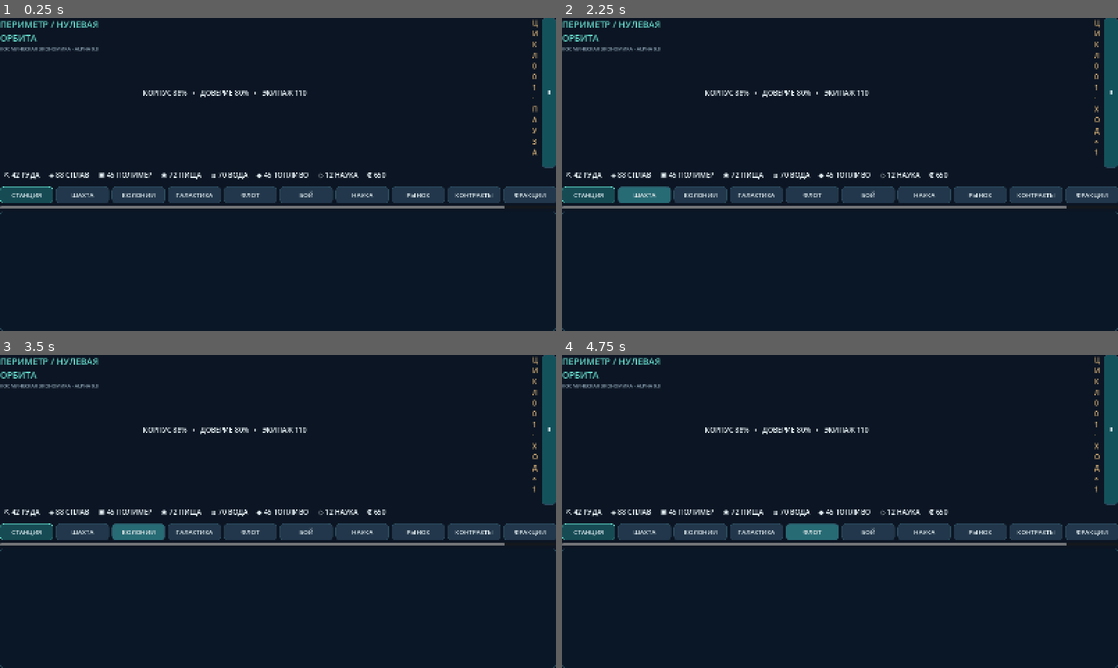
Above: before the commit, frames 1-4 (two rows, left to right).
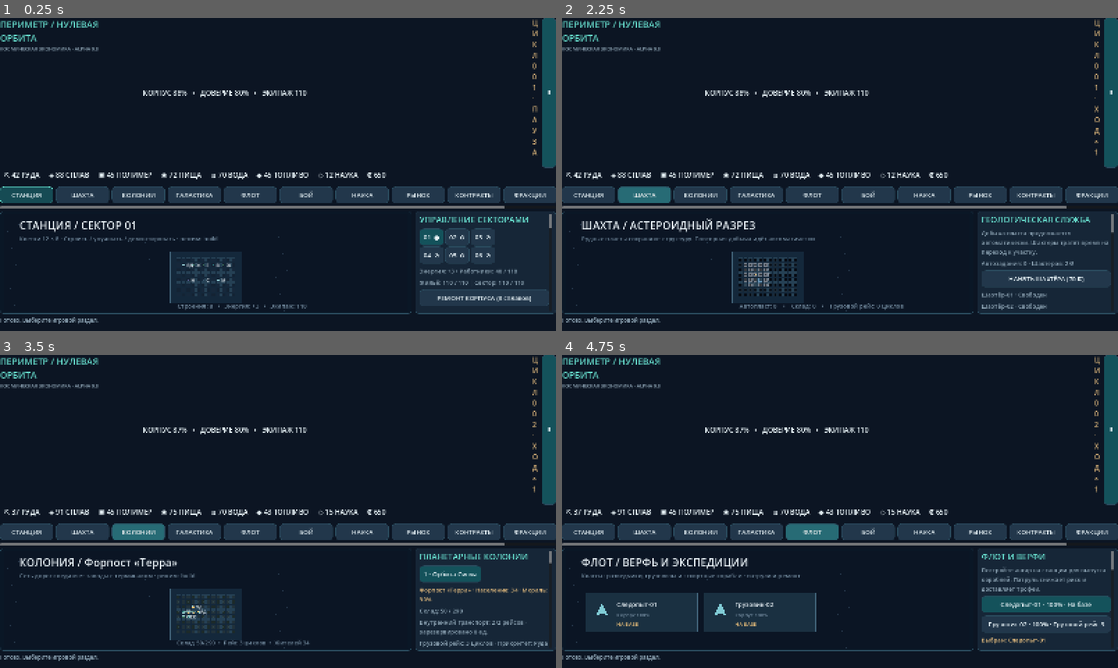
Above: after the commit, the same moments.

Repository: Warfolomey24/androidtest
Game: Godot game, scene res://scenes/Main.tscn
Two runs of this game, one before a commit and one after it. Both use one fixed random seed, a clock stepped at 60 frames per second and the inputs below.
Inputs:
- Up to frame 1 (0.25 s): no input
- Up to frame 2 (2.25 s): click "⏸" at 0.5 s; click "СТАНЦИЯ" at 1.25 s; click "ШАХТА" at 2 s
- Up to frame 3 (3.5 s): click "КОЛОНИИ" at 2.75 s
- Up to frame 4 (4.75 s): click "ГАЛАКТИКА" at 3.5 s; click "ФЛОТ" at 4.25 s

The runs differ from the first frame. In frame 1, 5.1% of the frame differs, in the area x 0-100%, y 62-100%; in frame 2, 4.7%; in frame 3, 4.2%; in frame 4, 9.9%, in the area x 0-100%, y 21-100%.
Error before the commit: Parse Error: Cannot infer the type of "discovered" variable because the value doesn't have a set type. (res://scripts/ui/world_view.gd:151)

Commit message:
Fix Godot parse errors in galaxy, colony and research rendering

Diff:
--- a/perimeter-zero/scripts/ui/world_view.gd
+++ b/perimeter-zero/scripts/ui/world_view.gd
@@ -148,7 +148,7 @@
     for i in range(Db.SYSTEMS.size()):
         var s: Dictionary = Db.SYSTEMS[i]
         var pos := _star_position(i)
-        var discovered := i in game.discovered
+        var discovered: bool = i in game.discovered
         var star_color := Color("71d8e2") if discovered else Color("c18b61")
         if i == 4:
             star_color = Color("b3a2ed")
@@ -165,7 +165,7 @@
         var ship_ref: Dictionary = game.ships[int(flight["ship_index"])]
         var transit: float = clampf(1.0-float(flight["eta"])/maxf(1.0,float(flight["duration"])),0.0,1.0)
         var position := origin_point.lerp(destination_point,transit)
-        draw_line(origin_point,destination_point,Color("529c8e").with_alpha(0.7),2.0,true)
+        draw_line(origin_point,destination_point,Color("529c8eb3"),2.0,true)
         draw_circle(position,8.0,Color("e7c68f"))
         if int(flight.get("escort_index",-1)) >= 0:
             draw_arc(position,14.0,0.0,TAU,24,Color("62d8d0"),2.5)
@@ -196,7 +196,7 @@
     for i in range(Db.TECHS.size()):
         var tech: Dictionary = Db.TECHS[i]
         var r := Rect2(Vector2(42+(i%columns)*cw,112+int(i/columns)*ch),Vector2(cw-12,ch-7))
-        var done := tech["id"] in game.researched
+        var done: bool = tech["id"] in game.researched
         var available := true
         for parent in tech["requires"]:
             if not parent in game.researched:
@@ -212,7 +212,7 @@
     var y := 140.0
     for id in Db.MARKETS.keys():
         var market_y := y
-        var price := game.market_price(id)
+        var price: int = int(game.market_price(id))
         var held := int(game.resources.get(id,0))
         var bar_width := minf(420.0,float(held)*4)
         _text(Vector2(x,market_y+11),"%s   %d кр/ед   •   запас %d" % [Db.label_for(id),price,held],20)
@@ -272,7 +272,7 @@
             draw_rect(Rect2(rect.position+Vector2(0,grid_cell*0.34),Vector2(grid_cell-8,grid_cell*0.2)),Color("84949d"))
             draw_line(rect.position+Vector2(5,grid_cell*0.44),rect.position+Vector2(grid_cell-13,grid_cell*0.44),Color("e6bf6d"),1)
             continue
-        var connected := game.colony_connected(colony_index,x,y)
+        var connected: bool = bool(game.colony_connected(colony_index,x,y))
         var tint := Color("277879") if connected else Color("703d47")
         if id in ["quarry","ice_drill","silicon_pit","copper_pit"]:
             tint = Color("7c6b52") if connected else Color("703d47")
@@ -381,8 +381,8 @@
     for i in range(Db.OBJECTIVES.size()):
         var obj: Dictionary = Db.OBJECTIVES[i]
         var pos := Vector2(54+i*span,145)
-        var active := i == game.campaign_stage
-        var done := i < game.campaign_stage
+        var active: bool = i == game.campaign_stage
+        var done: bool = i < game.campaign_stage
         var col := Color("68d4c0") if done else (Color("ddb779") if active else Color("586f83"))
         draw_circle(pos+Vector2(span*0.48,62),28,col.darkened(0.55))
         draw_arc(pos+Vector2(span*0.48,62),29,0,TAU,48,col,3)
